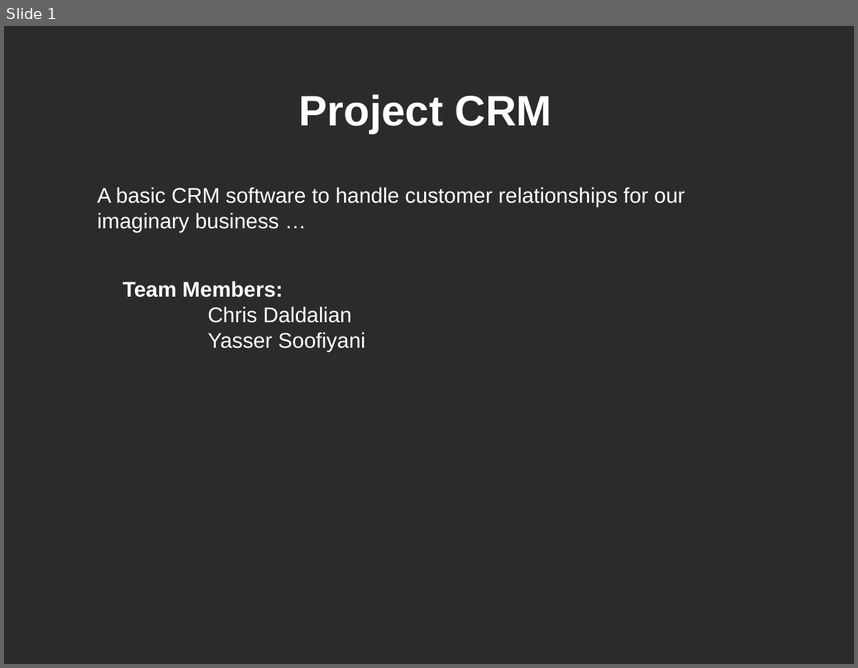
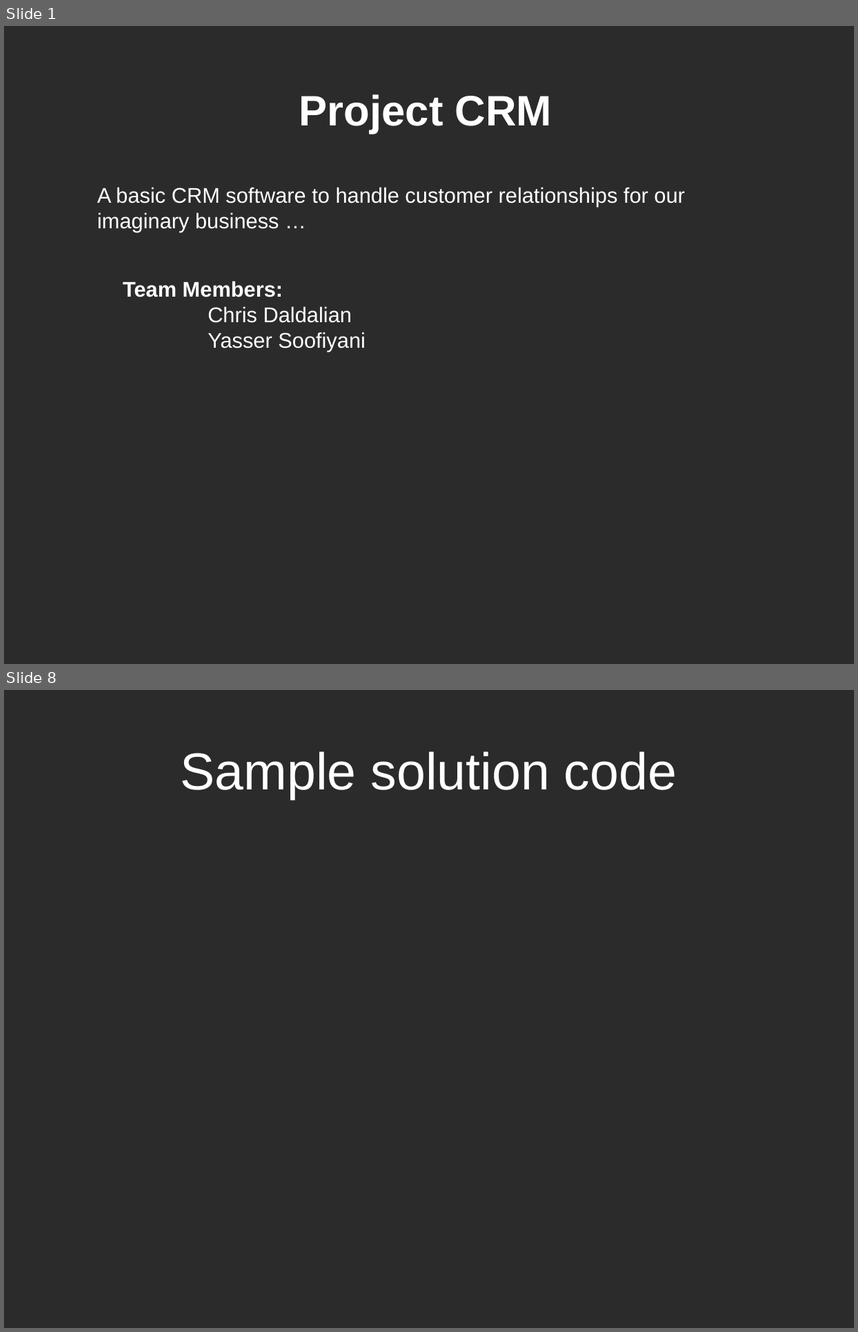
Before and after one commit to ChrDald/ProjectCRM, a slide deck: Presentation/Project CRM.ppt. Shown one above the other, each under a label of ours: slide 1 before the commit, slides 1 and 8 after it; the slides between them are not shown. The pictures are 858x668 and 858x1332 pixels, drawn with LibreOffice and Linux fonts; fonts in the diff are those of the drawing; background and template pictures are left out; a plain dark background stands for a picture behind light text. Boxes give left, top, right and bottom in pixels: in the first picture for what was removed or moved away, otherwise in the second. Text is boxed around its words. In the diff, an @@ line names an element or a change of style, - is before the commit and + after.

```diff
--- a/Presentation/Project CRM.ppt
+++ b/Presentation/Project CRM.ppt
@@ slide 8 added at (4, 690, 854, 1328), background picture (left out) @@
@@ title added at (181, 751, 677, 799), 44 pt, text #FFFFFF @@
+Sample solution code
```
Also in this commit, not shown: 10 other slides added, 9 slides removed, 1 other file.
